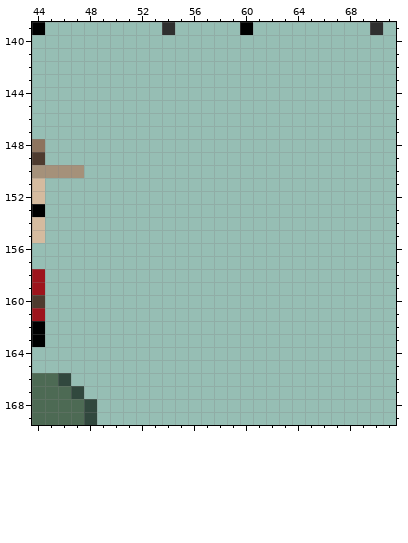
Pixel-art file: assets/char_concept.ase. Above: the version before the commit.
381x381 pixels, 1 frame. Colours within 5 levels of each other are drawn and written as one. Shown: x 44..71, y 139..169. The commit also changed other parts of the picture, which this record leaves out.
And afterwards:
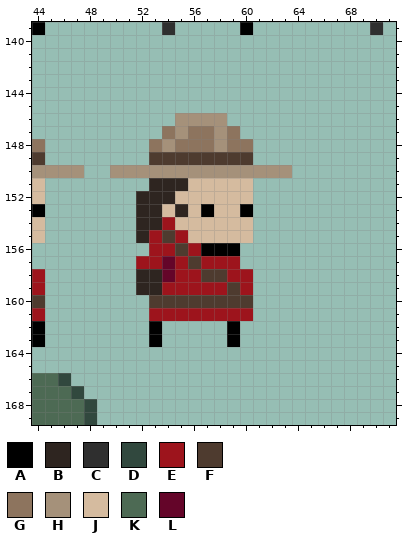
Palette (. is transparent): A #000000  B #2e2520  C #2f2f2f  D #31483e  E #9d141c  F #4e3b2f  G #8d745e  H #a5917a  J #d5bb9f  K #4d6a54  L #640529
The exact change:
--- layer "Char"
@@ x 48..65 @@
 145 ..................
-146 ..................
-147 ..................
-148 ..................
-149 ..................
-150 ..................
-151 ..................
-152 ..................
-153 ..................
-154 ..................
-155 ..................
-156 ..................
-157 ..................
-158 ..................
-159 ..................
-160 ..................
-161 ..................
-162 ..................
-163 ..................
+146 .......HHHH.......
+147 ......GHGGHG......
+148 .....GHGGGHGG.....
+149 .....FFFFFFFF.....
+150 ..HHHHHHHHHHHHHH..
+151 .....BBBJJJJJ.....
+152 ....BBBJJJJJJ.....
+153 ....BBJBJAJJA.....
+154 ....BBEJJJJJJ.....
+155 ....BEFEJJJJJ.....
+156 .....EEFEAAA......
+157 ....EELEFEEE......
+158 ....BBLEEFFEE.....
+159 ....BBEEEEEFE.....
+160 .....FFFFFFFF.....
+161 .....EEEEEEEE.....
+162 .....A.....A......
+163 .....A.....A......
 164 ..................
